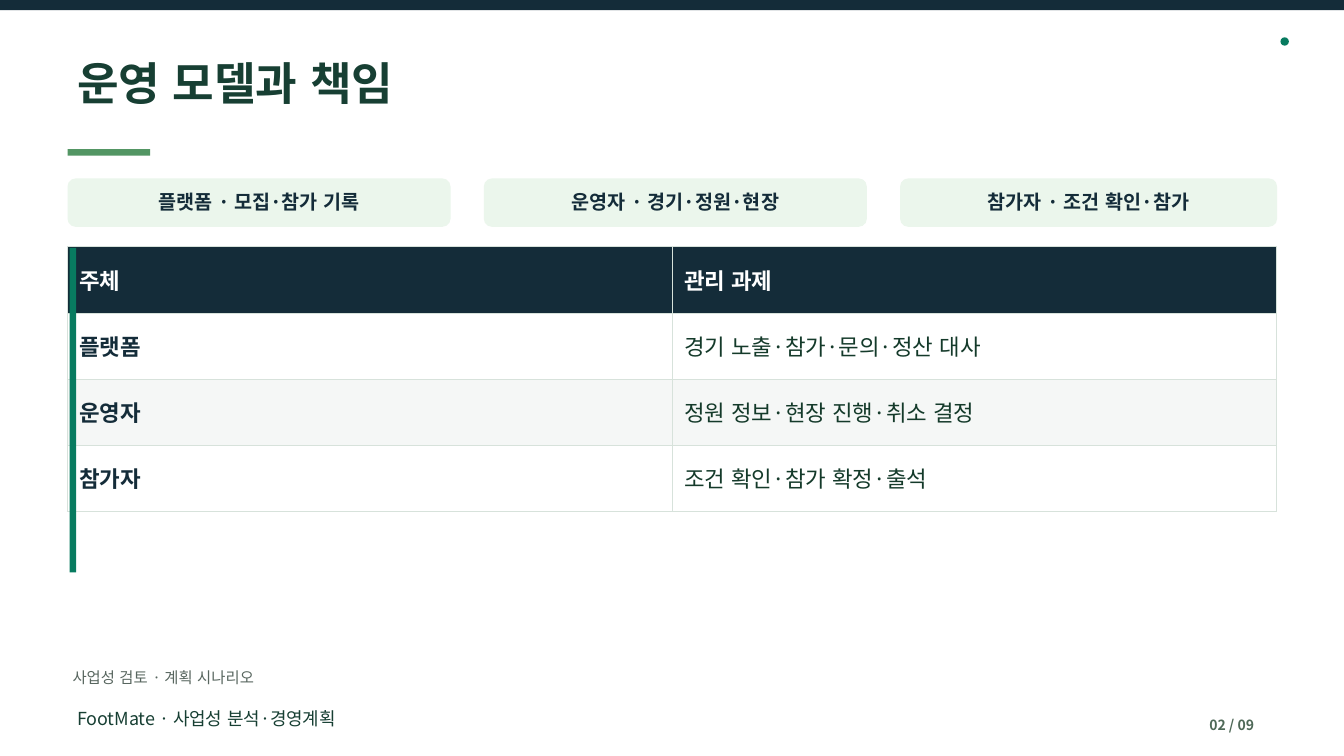
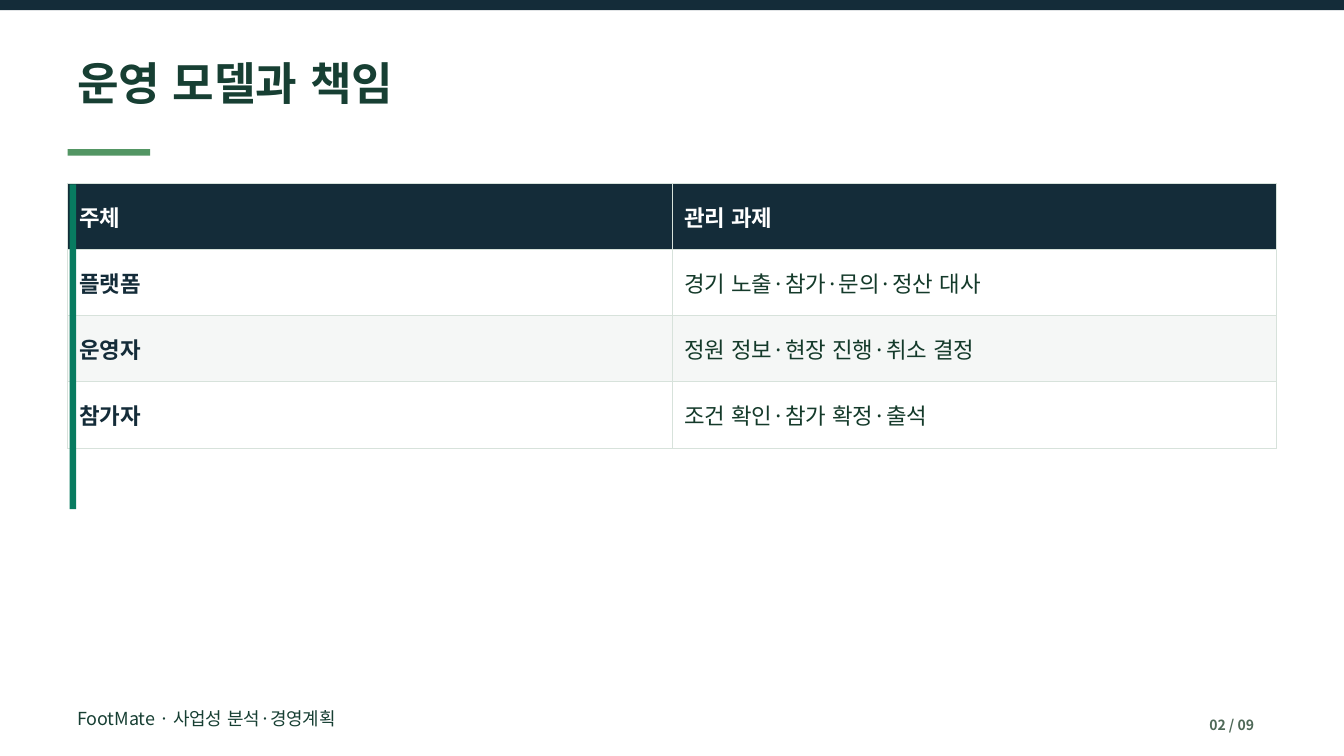
Before and after one commit to dohyunkimmm/footmate-case-study, a slide deck: slide 2 of src/case-study/downloads/footmate_report.pptx. Drawn at 1344x756 pixels with LibreOffice and Linux fonts; fonts in the diff are those of the drawing. Boxes give left, top, right and bottom in pixels: in the first picture for what was removed or moved away, otherwise in the second. Text is boxed around its words. In the diff, an @@ line names an element or a change of style, - is before the commit and + after.

```diff
--- a/src/case-study/downloads/footmate_report.pptx
+++ b/src/case-study/downloads/footmate_report.pptx
@@ ellipse removed at box(1280, 37, 1289, 45) @@
@@ rounded rectangle removed at box(68, 178, 451, 227) @@
@@ rounded rectangle removed at box(484, 178, 867, 227) @@
@@ rounded rectangle removed at box(900, 178, 1277, 227) @@
@@ table: place and size @@
-table at box(68, 247, 1277, 511)
+table at box(68, 184, 1277, 448)
@@ rectangle: place and size @@
-rectangle at box(70, 248, 77, 573)
+rectangle at box(70, 185, 77, 509)
@@ text removed at box(158, 192, 360, 211) @@
-플랫폼 · 모집·참가 기록
@@ text removed at box(572, 192, 779, 211) @@
-운영자 · 경기·정원·현장
@@ text removed at box(988, 192, 1189, 211) @@
-참가자 · 조건 확인·참가
@@ text removed at box(73, 670, 254, 684) @@
-사업성 검토 · 계획 시나리오
```
Also in this commit, not shown: 8 other slides changed, 19 other files.
